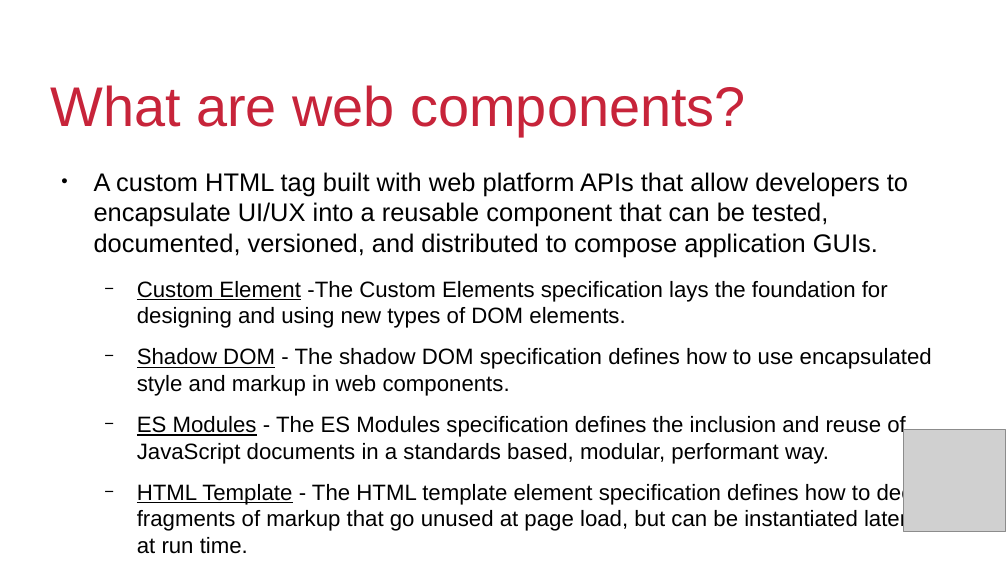
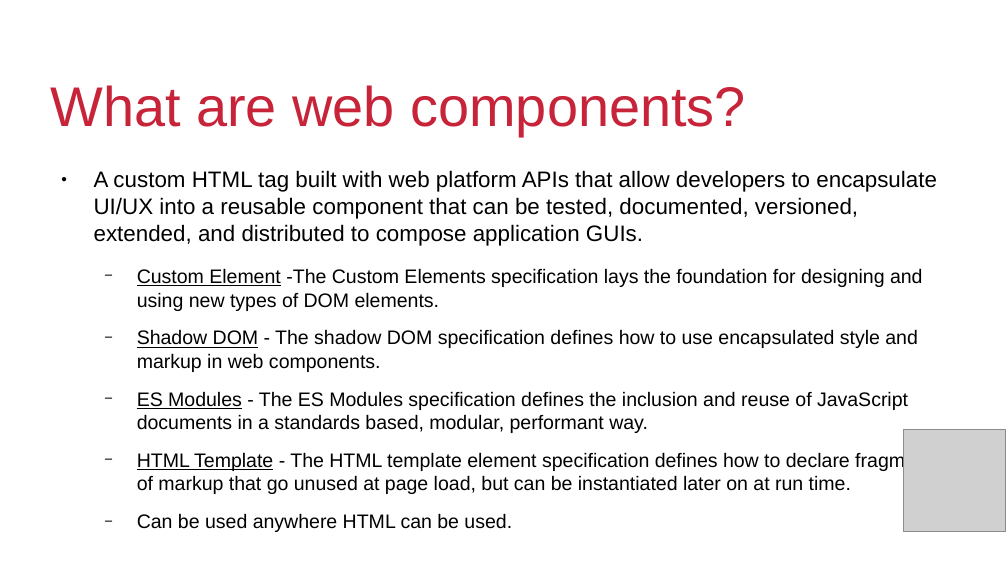
Before and after one commit to QuiWorks/wc-presentation, a slide deck: slide 3 of wc-pp-presentation.odp. Drawn at 1008x567 pixels with LibreOffice and Linux fonts; fonts in the diff are those of the drawing; grey boxes stand for pictures; background and template pictures are left out. Boxes give left, top, right and bottom in pixels: in the first picture for what was removed or moved away, otherwise in the second. Text is boxed around its words. In the diff, an @@ line names an element or a change of style, - is before the commit and + after.

```diff
--- a/wc-pp-presentation.odp
+++ b/wc-pp-presentation.odp
@@ text at (x1=94, y1=170, x2=937, y2=246): text changed; size 20 to 17.6 pt @@
-● A custom HTML tag built with web platform APIs that allow developers to encapsulate UI/UX into a reusable component that can be tested, documented, versioned, and distributed to compose application GUIs.
+● A custom HTML tag built with web platform APIs that allow developers to encapsulate UI/UX into a reusable component that can be tested, documented, versioned, extended, and distributed to compose application GUIs.
@@ text at (x1=137, y1=268, x2=942, y2=532): size 17.5 to 15.4 pt in "Custom Element -The Custom Elements specification lays ...", "Shadow DOM - The shadow DOM specification ...", "ES Modules - The ES Modules specification ...", "HTML Template - The HTML template element ..." and 1 more places @@
```
Also in this commit, not shown: 4 other slides changed, 3 slides removed, 1 other file.
